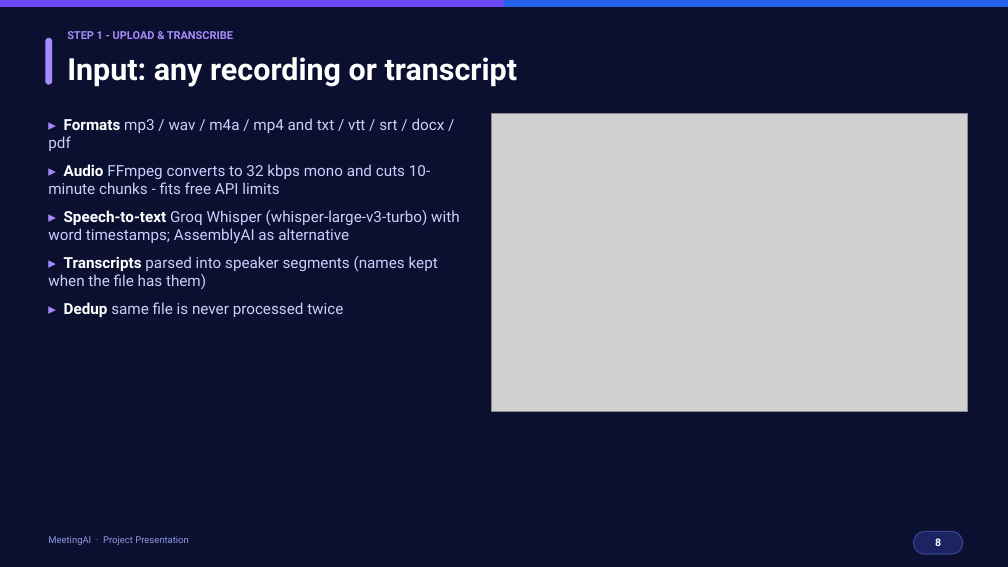
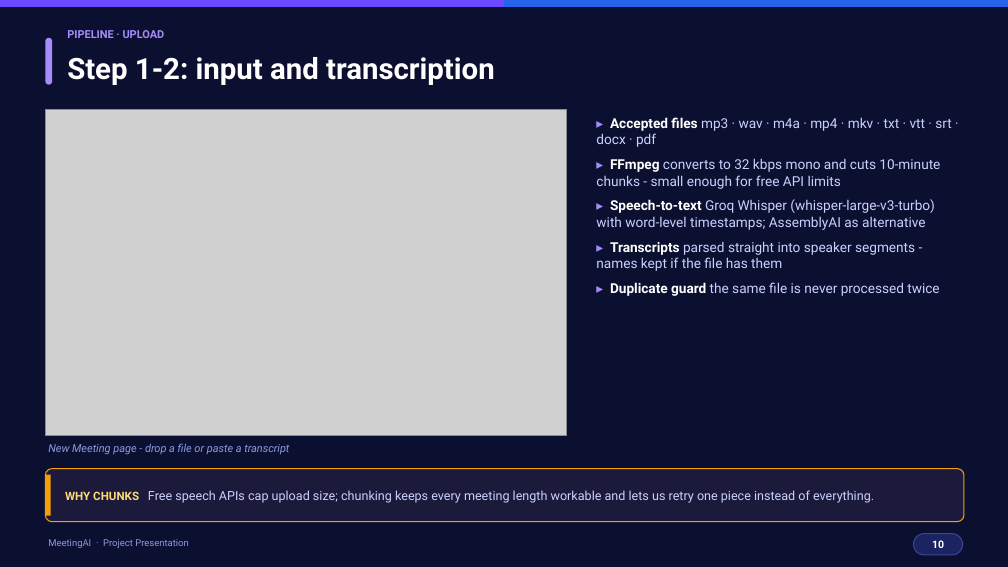
Before and after one commit to nidhitiwari23/Meeting-AI-, a slide deck: slide 10 of docs/MeetingAI_Presentation.pptx (slide 8 before the commit). Drawn at 1008x567 pixels with LibreOffice and Linux fonts; fonts in the diff are those of the drawing; grey boxes stand for pictures. Boxes give left, top, right and bottom in pixels: in the first picture for what was removed or moved away, otherwise in the second. Text is boxed around its words. In the diff, an @@ line names an element or a change of style, - is before the commit and + after.

```diff
--- a/docs/MeetingAI_Presentation.pptx
+++ b/docs/MeetingAI_Presentation.pptx
@@ text at bbox=[67, 30, 165, 38]: text changed @@
-STEP 1 - UPLOAD & TRANSCRIBE
+PIPELINE · UPLOAD
@@ text at bbox=[67, 57, 495, 85]: text changed; size 29 to 28 pt @@
-Input: any recording or transcript
+Step 1-2: input and transcription
@@ picture added at bbox=[45, 110, 567, 436] @@
@@ picture removed at bbox=[492, 113, 968, 411] @@
@@ text at bbox=[596, 117, 951, 296]: text changed; size 14.5 to 13 pt @@
-▸ Formats mp3 / wav / m4a / mp4 and txt / vtt / srt / docx / pdf
-▸ Audio FFmpeg converts to 32 kbps mono and cuts 10-minute chunks - fits free API limits
-▸ Speech-to-text Groq Whisper (whisper-large-v3-turbo) with word timestamps; AssemblyAI as alternative
-▸ Transcripts parsed into speaker segments (names kept when the file has them)
-▸ Dedup same file is never processed twice
+▸ Accepted files mp3 · wav · m4a · mp4 · mkv · txt · vtt · srt · docx · pdf
+▸ FFmpeg converts to 32 kbps mono and cuts 10-minute chunks - small enough for free API limits
+▸ Speech-to-text Groq Whisper (whisper-large-v3-turbo) with word-level timestamps; AssemblyAI as alternative
+▸ Transcripts parsed straight into speaker segments - names kept if the file has them
+▸ Duplicate guard the same file is never processed twice
@@ text added at bbox=[48, 443, 289, 455], 10.5 pt, text #8E99E0, italic @@
+New Meeting page - drop a file or paste a transcript
@@ rounded rectangle added at bbox=[45, 469, 964, 522], fill #1C1A3A, outline #F59E0B 1 pt @@
@@ rectangle added at bbox=[45, 475, 51, 516], fill #F59E0B @@
@@ text added at bbox=[65, 490, 874, 503], 12 pt, text #C9D0FF @@
+WHY CHUNKS Free speech APIs cap upload size; chunking keeps every meeting length workable and lets us retry one piece instead of everything.
@@ text at bbox=[932, 540, 944, 548]: text changed @@
-8
+10
```
Also in this commit, not shown: 12 other slides changed, 32 slides added, 14 slides removed, 1 other file.
